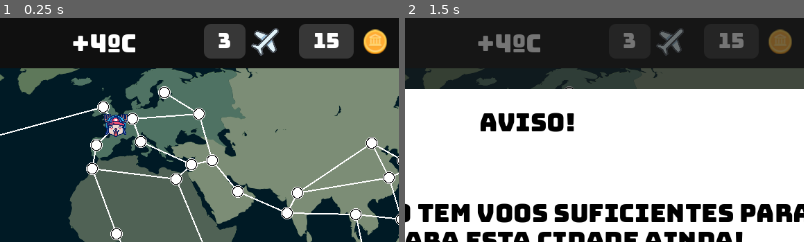
Above: before the commit, frames 1-2 (left to right).
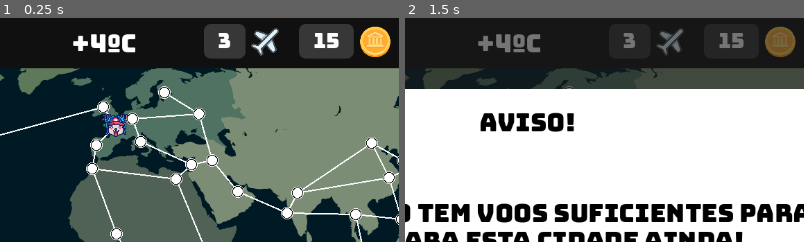
Above: after the commit, the same moments.

Repository: CarolCoCe/GreenGame
Game: Godot game, scene res://main/scene/main.tscn
Same seed, same stepped clock (60 frames per second), same inputs: the game is played once before the commit and once after it.
Inputs (mouse positions are % of the whole screen's width and height, from its top left):
- Up to frame 1 (0.25 s): no input
- Up to frame 2 (1.5 s): click (56, 97) at 0.5 s; click (59, 32) at 1.27 s
The pictures show only the part of the screen within x 32-82%, y 0-50%; the shares and areas given below are measured in that part.

The runs differ from the first frame. In frame 1, 0.7% of the frame differs, in the area x 90-98%, y 3-18%; in frame 2, 0.4%.

Commit message:
UI da aba de atividades feita, falta conectar

Diff:
--- a/activity/scenes/GreenRect.tscn
+++ b/activity/scenes/GreenRect.tscn
@@ -1,8 +1,11 @@
-[gd_scene load_steps=5 format=3 uid="uid://umhvunnf5ap3"]
+[gd_scene load_steps=8 format=3 uid="uid://umhvunnf5ap3"]
 
 [ext_resource type="Script" path="res://activity/scripts/GreenRect.gd" id="1_72a4m"]
 [ext_resource type="FontFile" uid="uid://x68u5rsd0n4f" path="res://assets/fonts/Bungee-Regular.ttf" id="1_dkued"]
 [ext_resource type="Texture2D" uid="uid://cx5vhbgqeyj1p" path="res://assets/Vector.png" id="3_p05h3"]
+[ext_resource type="Texture2D" uid="uid://thhkd2iyw3pa" path="res://assets/twemoji_coin.png" id="4_hal3u"]
+[ext_resource type="Texture2D" uid="uid://cxn3wlqolwe71" path="res://assets/9004819_clock_time_alarm_schedule_icon.png" id="5_2ue70"]
+[ext_resource type="Texture2D" uid="uid://bl27468ai3pw0" path="res://assets/134192_information_question_icon.png" id="6_qjng1"]
 
 [sub_resource type="StyleBoxFlat" id="StyleBoxFlat_fa8tm"]
 bg_color = Color(0.380392, 0.67451, 0.266667, 1)
@@ -16,7 +19,7 @@
 
 [node name="Panel" type="Panel" parent="."]
 offset_right = 800.0
-offset_bottom = 200.0
+offset_bottom = 240.0
 theme_override_styles/panel = SubResource("StyleBoxFlat_fa8tm")
 
 [node name="Title" type="Label" parent="Panel"]
@@ -31,45 +34,60 @@
 
 [node name="PriceCoins" type="Label" parent="Panel"]
 layout_mode = 0
-offset_left = 60.0
-offset_top = 75.0
-offset_right = 226.0
-offset_bottom = 98.0
+offset_left = 80.0
+offset_top = 95.0
+offset_right = 317.0
+offset_bottom = 118.0
 theme_override_fonts/font = ExtResource("1_dkued")
-theme_override_font_sizes/font_size = 15
+theme_override_font_sizes/font_size = 20
 autowrap_mode = 3
 
 [node name="TimeToReady" type="Label" parent="Panel"]
 layout_mode = 0
-offset_left = 60.0
-offset_top = 121.0
-offset_right = 278.0
-offset_bottom = 144.0
+offset_left = 80.0
+offset_top = 143.0
+offset_right = 343.0
+offset_bottom = 166.0
 theme_override_fonts/font = ExtResource("1_dkued")
-theme_override_font_sizes/font_size = 15
+theme_override_font_sizes/font_size = 20
 autowrap_mode = 3
 
 [node name="Numquestions" type="Label" parent="Panel"]
 layout_mode = 0
-offset_left = 60.0
-offset_top = 163.0
-offset_right = 194.0
-offset_bottom = 186.0
+offset_left = 80.0
+offset_top = 191.0
+offset_right = 349.0
+offset_bottom = 214.0
 theme_override_fonts/font = ExtResource("1_dkued")
-theme_override_font_sizes/font_size = 15
+theme_override_font_sizes/font_size = 20
 autowrap_mode = 3
 
 [node name="City" type="Label" parent="Panel"]
 layout_mode = 0
-offset_left = 465.0
-offset_top = 147.0
-offset_right = 599.0
-offset_bottom = 170.0
+offset_left = 557.0
+offset_top = 120.0
+offset_right = 743.0
+offset_bottom = 143.0
 theme_override_fonts/font = ExtResource("1_dkued")
-theme_override_font_sizes/font_size = 15
+theme_override_font_sizes/font_size = 22
 autowrap_mode = 3
 
 [node name="Vector" type="Sprite2D" parent="Panel"]
-position = Vector2(440, 154)
-scale = Vector2(1.5, 1.5)
+position = Vector2(518, 125)
+scale = Vector2(0.2, 0.2)
 texture = ExtResource("3_p05h3")
+
+[node name="TwemojiCoin" type="Sprite2D" parent="Panel"]
+position = Vector2(46, 106)
+scale = Vector2(0.14, 0.14)
+texture = ExtResource("4_hal3u")
+
+[node name="clock icon" type="Sprite2D" parent="Panel"]
+position = Vector2(46, 155)
+scale = Vector2(0.07, 0.07)
+texture = ExtResource("5_2ue70")
+
+[node name="134192InformationQuestionIcon" type="Sprite2D" parent="."]
+position = Vector2(46, 203)
+scale = Vector2(0.07, 0.07)
+texture = ExtResource("6_qjng1")
--- a/activity/scenes/activitylists.tscn
+++ b/activity/scenes/activitylists.tscn
@@ -1,10 +1,50 @@
-[gd_scene load_steps=6 format=3 uid="uid://cq4df83j3n7fy"]
+[gd_scene load_steps=16 format=3 uid="uid://cq4df83j3n7fy"]
 
 [ext_resource type="PackedScene" uid="uid://e41uscdwo833" path="res://Painel - global/painel.tscn" id="1_2xkyx"]
 [ext_resource type="Script" path="res://activity/scripts/activitylists.gd" id="1_djurc"]
 [ext_resource type="Texture2D" uid="uid://chdudd6ypx4y" path="res://assets/Rectangle 65.png" id="2_kq0u6"]
 [ext_resource type="Texture2D" uid="uid://jsxl7nbo8kix" path="res://assets/fa_arrow-circle-left.png" id="4_4bkew"]
 [ext_resource type="Texture2D" uid="uid://drj56q32l38uk" path="res://assets/fa_arrow-circle-left (1).png" id="5_pvlkf"]
+[ext_resource type="FontFile" uid="uid://x68u5rsd0n4f" path="res://assets/fonts/Bungee-Regular.ttf" id="6_mbt7v"]
+
+[sub_resource type="StyleBoxFlat" id="StyleBoxFlat_3blqi"]
+bg_color = Color(0.380392, 0.67451, 0.27451, 1)
+corner_radius_top_left = 10
+corner_radius_bottom_left = 10
+
+[sub_resource type="StyleBoxFlat" id="StyleBoxFlat_nitps"]
+bg_color = Color(0.482353, 0.784314, 0.34902, 1)
+corner_radius_top_left = 10
+corner_radius_bottom_left = 10
+
+[sub_resource type="StyleBoxFlat" id="StyleBoxFlat_bcji8"]
+bg_color = Color(0.247059, 0.282353, 0.235294, 1)
+corner_radius_top_left = 10
+corner_radius_bottom_left = 10
+
+[sub_resource type="StyleBoxFlat" id="StyleBoxFlat_y84b6"]
+bg_color = Color(0.380392, 0.67451, 0.27451, 1)
+corner_radius_top_right = 10
+corner_radius_bottom_right = 10
+
+[sub_resource type="StyleBoxFlat" id="StyleBoxFlat_imre0"]
+bg_color = Color(0.482353, 0.784314, 0.34902, 1)
+corner_radius_top_right = 10
+corner_radius_bottom_right = 10
+
+[sub_resource type="StyleBoxFlat" id="StyleBoxFlat_6cr3g"]
+bg_color = Color(0.247059, 0.282353, 0.235294, 1)
+corner_radius_top_right = 10
+corner_radius_bottom_right = 10
+
+[sub_resource type="StyleBoxFlat" id="StyleBoxFlat_b1rk0"]
+bg_color = Color(0.380392, 0.67451, 0.27451, 1)
+
+[sub_resource type="StyleBoxFlat" id="StyleBoxFlat_ggicj"]
+bg_color = Color(0.482353, 0.784314, 0.34902, 1)
+
+[sub_resource type="StyleBoxFlat" id="StyleBoxFlat_7woww"]
+bg_color = Color(0.247059, 0.282353, 0.235294, 1)
 
 [node name="Activitylists" type="Node2D"]
 script = ExtResource("1_djurc")
@@ -25,7 +65,7 @@
 horizontal_scroll_mode = 0
 
 [node name="VBoxContainer" type="VBoxContainer" parent="Painel/ScrollContainer"]
-custom_minimum_size = Vector2(10, 12500)
+custom_minimum_size = Vector2(10, 14500)
 layout_mode = 2
 
 [node name="BackButton" type="TextureButton" parent="Painel"]
@@ -39,4 +79,47 @@
 texture_hover = ExtResource("5_pvlkf")
 stretch_mode = 3
 
+[node name="Button-global" type="Button" parent="Painel"]
+offset_left = 407.0
+offset_top = 202.0
+offset_right = 517.0
+offset_bottom = 237.0
+theme_override_colors/font_color = Color(1, 1, 1, 1)
+theme_override_fonts/font = ExtResource("6_mbt7v")
+theme_override_font_sizes/font_size = 20
+theme_override_styles/normal = SubResource("StyleBoxFlat_3blqi")
+theme_override_styles/hover = SubResource("StyleBoxFlat_nitps")
+theme_override_styles/pressed = SubResource("StyleBoxFlat_bcji8")
+toggle_mode = true
+button_pressed = true
+text = "Global"
+
+[node name="Button-local" type="Button" parent="Painel"]
+offset_left = 627.0
+offset_top = 202.0
+offset_right = 737.0
+offset_bottom = 237.0
+theme_override_colors/font_color = Color(1, 1, 1, 1)
+theme_override_fonts/font = ExtResource("6_mbt7v")
+theme_override_font_sizes/font_size = 20
+theme_override_styles/normal = SubResource("StyleBoxFlat_y84b6")
+theme_override_styles/hover = SubResource("StyleBoxFlat_imre0")
+theme_override_styles/pressed = SubResource("StyleBoxFlat_6cr3g")
+toggle_mode = true
+text = "Minhas"
+
+[node name="Button-minhas" type="Button" parent="Painel"]
+offset_left = 517.0
+offset_top = 202.0
+offset_right = 627.0
+offset_bottom = 237.0
+theme_override_colors/font_color = Color(1, 1, 1, 1)
+theme_override_fonts/font = ExtResource("6_mbt7v")
+theme_override_font_sizes/font_size = 20
+theme_override_styles/normal = SubResource("StyleBoxFlat_b1rk0")
+theme_override_styles/hover = SubResource("StyleBoxFlat_ggicj")
+theme_override_styles/pressed = SubResource("StyleBoxFlat_7woww")
+toggle_mode = true
+text = "Local"
+
 [connection signal="pressed" from="Painel/BackButton" to="." method="_on_back_button_pressed"]
--- a/activity/scripts/activitylists.gd
+++ b/activity/scripts/activitylists.gd
@@ -49,7 +49,7 @@
 	var y = 0
 	for activity in allActivities:
 		createRect(activity,y)
-		y = y + 250 #setting the position
+		y = y + 290 #setting the position
 
 
 #func abaLocal(id1 : int, id2 : int = 0, id3 : int = 0):
@@ -72,7 +72,7 @@
 	vbox.add_child(activityRect)
 	activityRect.setTitle(activity.title)
 	activityRect.setPrice("Custo: " + str(activity.priceCoins))
-	activityRect.setTime("Tempo de retorno: " + str(minready) + "Min")
+	activityRect.setTime("Tempo: " + str(minready) + " Min")
 	activityRect.setQuestions("Perguntas: " + str(activity.numQuestActivity))
 	activityRect.setCity(activity.city)
 	activityRect.position = Vector2(0,y) #setting the position
--- a/main/scene/main.tscn
+++ b/main/scene/main.tscn
@@ -66,6 +66,7 @@
 
 [node name="icon-coin" type="Sprite2D" parent="."]
 position = Vector2(913, 36)
+scale = Vector2(0.17, 0.17)
 texture = ExtResource("5_wpqkt")
 
 [node name="Label-kgem" type="Label" parent="."]
Binary file added: assets/134192_information_question_icon.png
Not shown, added: assets/134192_information_question_icon.png.import
Binary file added: assets/9004819_clock_time_alarm_schedule_icon.png
Not shown, added: assets/9004819_clock_time_alarm_schedule_icon.png.import
Binary file added: assets/9035176_time_clock_icon.png
Not shown, added: assets/9035176_time_clock_icon.png.import
Binary file changed: assets/Vector.png
Binary file changed: assets/twemoji_coin.png
